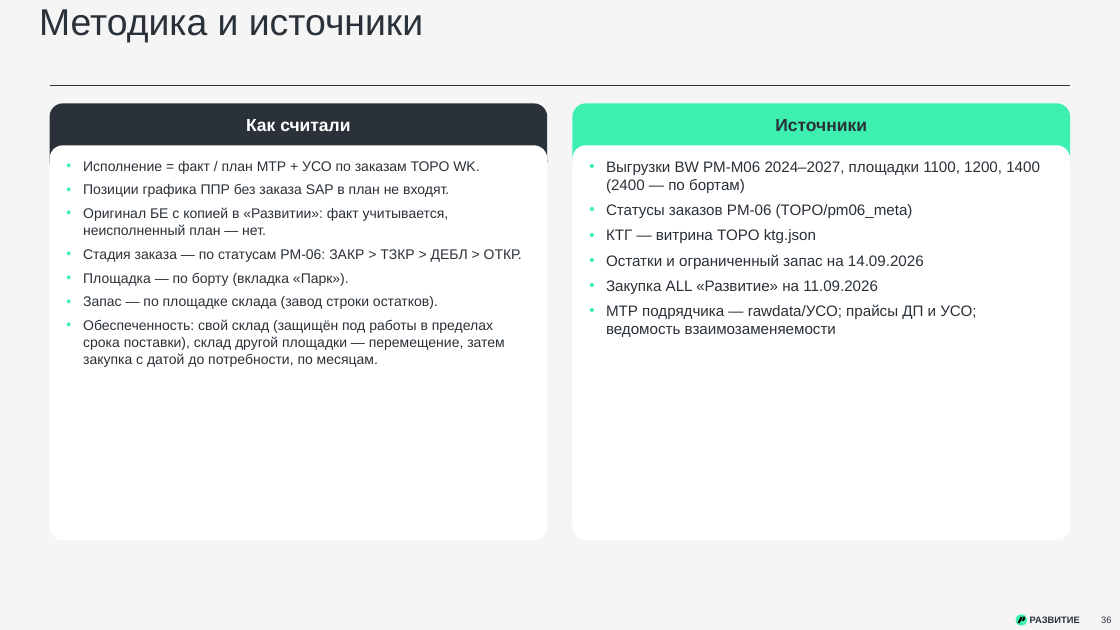
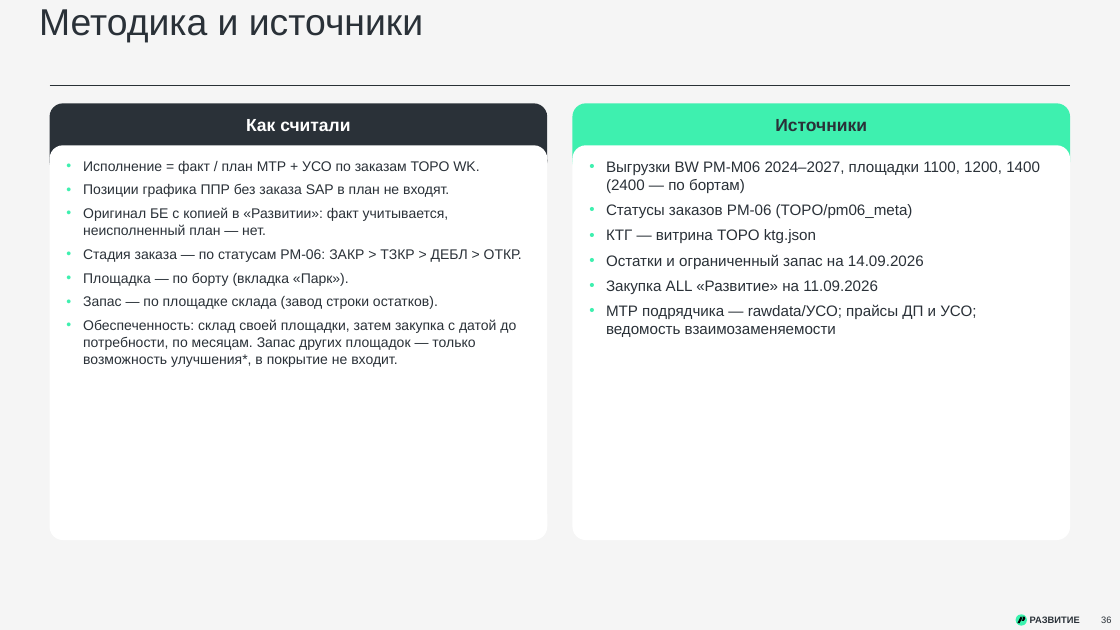
Before and after one commit to victorekuznetsov/TZ, a slide deck: slide 36 of exports/WK_ispolnenie_2024-2026_plan_2027.pptx. Drawn at 1120x630 pixels with LibreOffice and Linux fonts; fonts in the diff are those of the drawing. Boxes give left, top, right and bottom in pixels: in the first picture for what was removed or moved away, otherwise in the second. Text is boxed around its words. In the diff, an @@ line names an element or a change of style, - is before the commit and + after.

```diff
--- a/exports/WK_ispolnenie_2024-2026_plan_2027.pptx
+++ b/exports/WK_ispolnenie_2024-2026_plan_2027.pptx
@@ text at <box>83,319,516,367</box>: text changed @@
-• Обеспеченность: свой склад (защищён под работы в пределах срока поставки), склад другой площадки — перемещение, затем закупка с датой до потребности, по месяцам.
+• Обеспеченность: склад своей площадки, затем закупка с датой до потребности, по месяцам. Запас других площадок — только возможность улучшения*, в покрытие не входит.
```
Also in this commit, not shown: 14 other slides changed, 2 other files.
